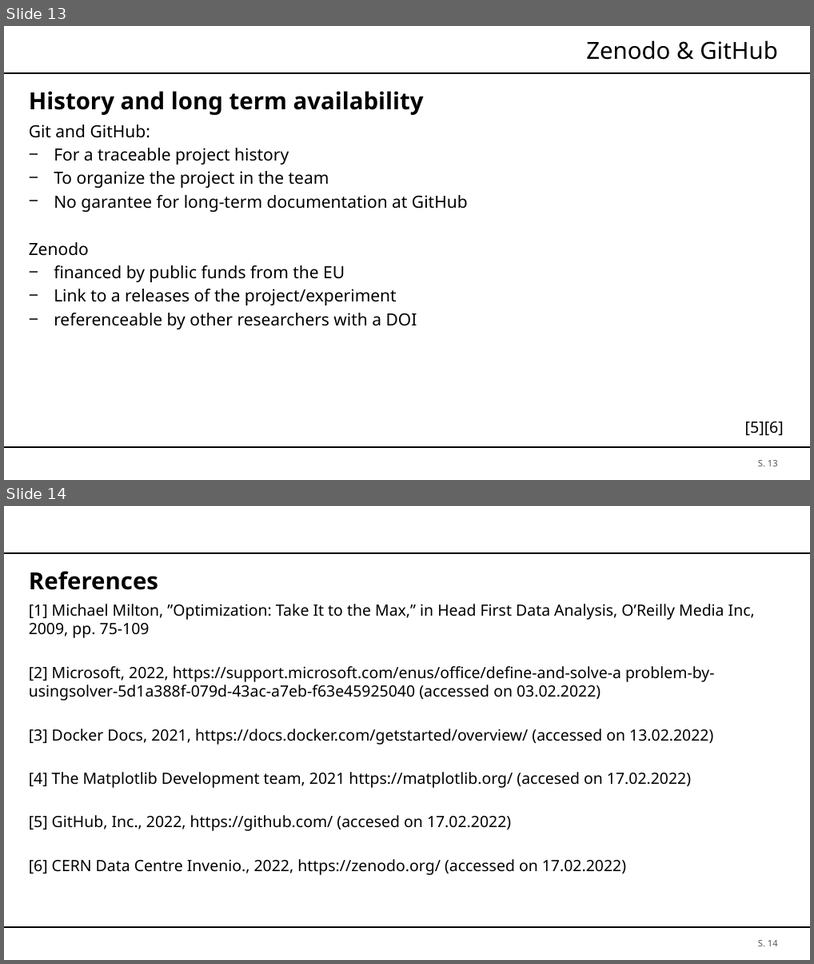
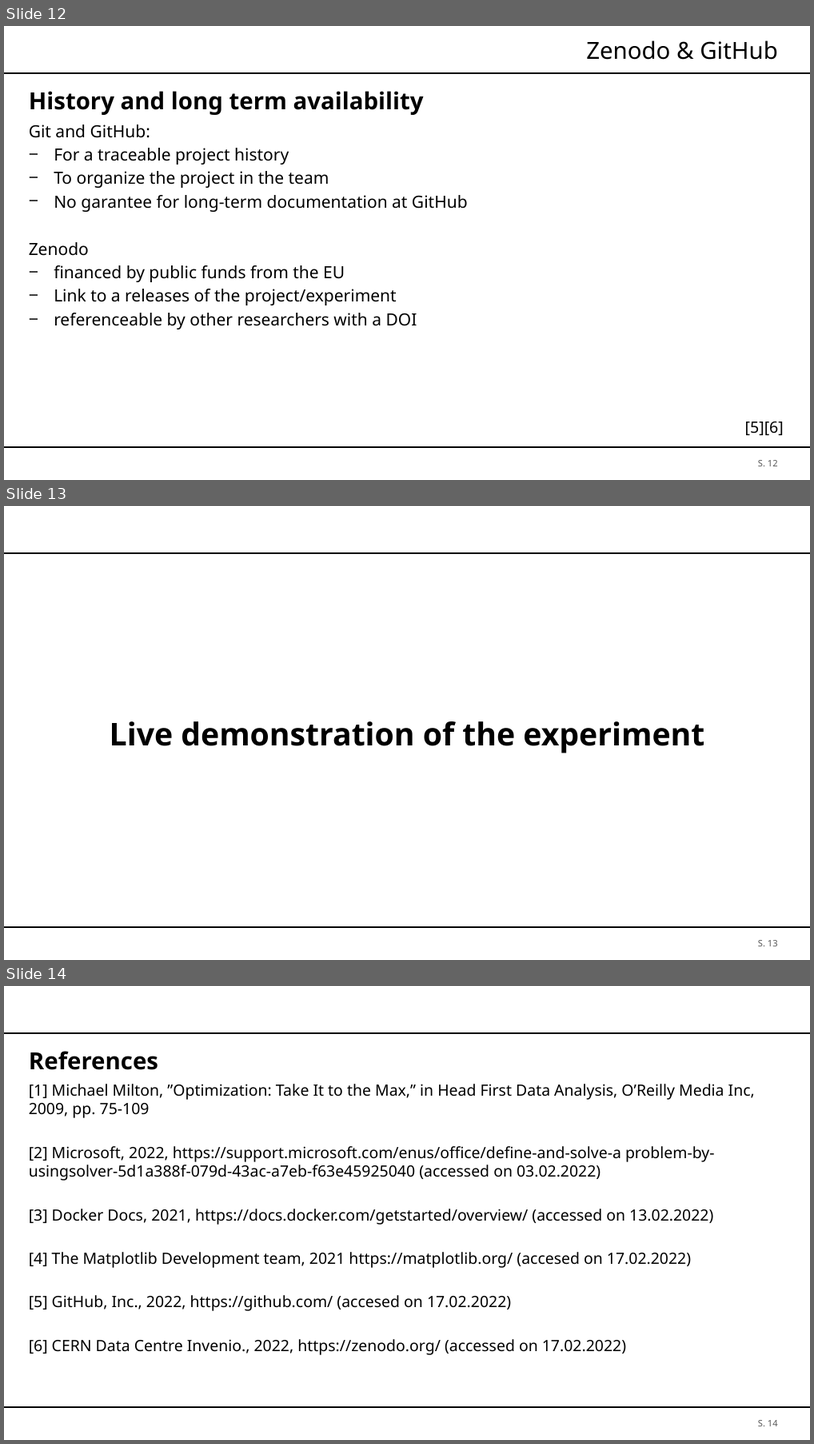
Before and after one commit to brt30696/REPRO_Rraesentation, a slide deck: Präsentation.pptx. Shown one above the other, each under a label of ours: slides 13 and 14 before the commit, slides 12, 13 and 14 after it. The pictures are 814x964 and 814x1444 pixels, drawn with LibreOffice and Linux fonts; fonts in the diff are those of the drawing; background and template pictures are left out. Boxes give left, top, right and bottom in pixels: in the first picture for what was removed or moved away, otherwise in the second. Text is boxed around its words. In the diff, an @@ line names an element or a change of style, - is before the commit and + after.

```diff
--- a/Präsentation.pptx
+++ b/Präsentation.pptx
@@ slide 13 added at [4, 506, 810, 960], background #FFFFFF; not listed: 2 template elements that a slide beside it also shows @@
@@ text added at [110, 721, 705, 753], 28 pt, text #000000, bold @@
+Live demonstration of the experiment
@@ page number added at [758, 940, 778, 946], 8 pt, text #595959 @@
+S. 13
@@ what was slide 13 is now slide 12 @@
```
Also in this commit, not shown: 2 slides changed, 1 slide removed.
